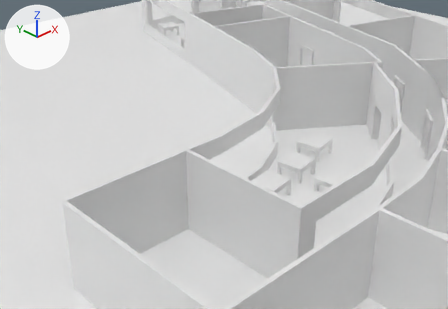
The Blender file School game - kopie/school_gebouw.blend as it was, and as the next commit left it.
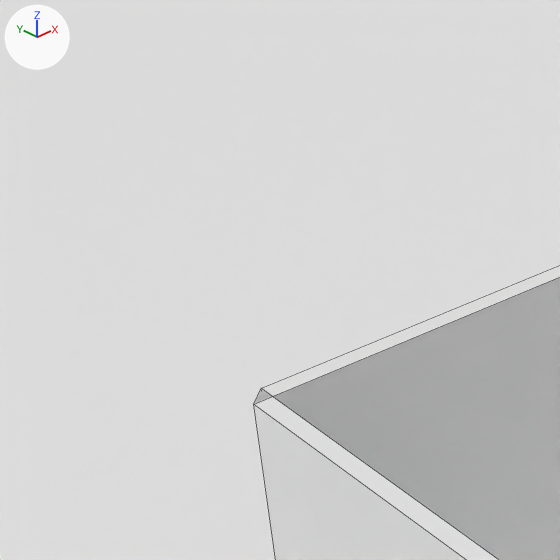
There are two pictures of each version: one from a camera (50 mm lens) standing at (-0.2, -28.96, 16.04) and looking at (21.16, -6.76, 0.15), one close up on the part from 1% to 29% of the width and 36% to 77% of the height. The axes (+X, +Y, +Z) are drawn at upper left. The lights are the same throughout. The close-ups show mesh edges as thin lines.
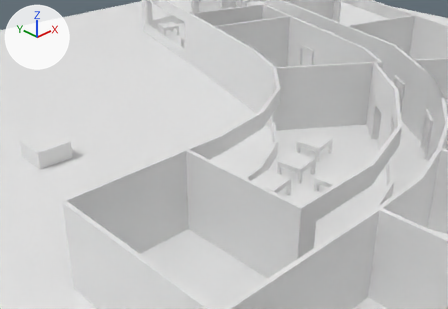
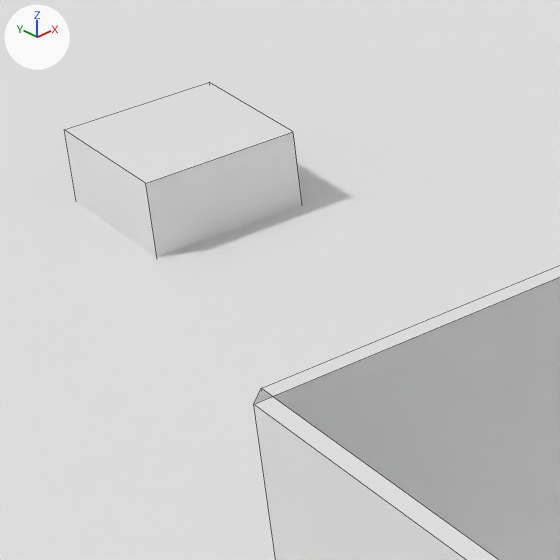
Changed parts and their boxes [x1, y1, x2, y2] in the close-ups (560 x 560 px):
'Cube', shown
    after: [64, 82, 302, 257]

Patch to the scene script:
```diff
--- a/School game - kopie/school_gebouw.blend.py
+++ b/School game - kopie/school_gebouw.blend.py
@@ ob_cube @@
 _m = ob_cube.modifiers.new('Boolean', 'BOOLEAN')
-ob_cube.hide_set(True)
```
